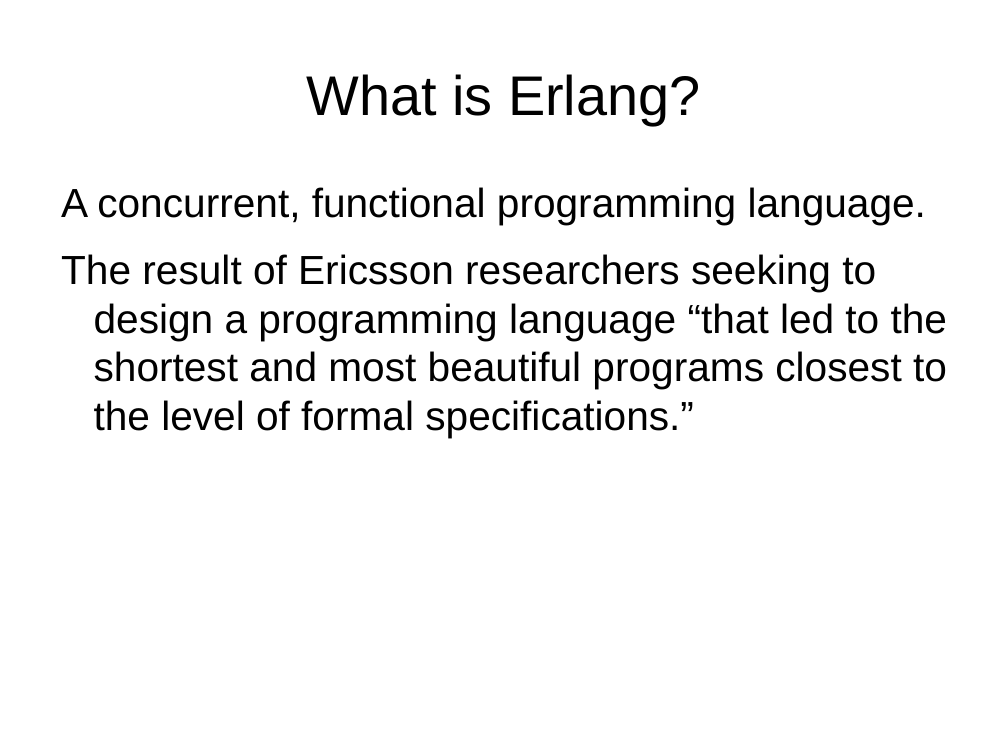
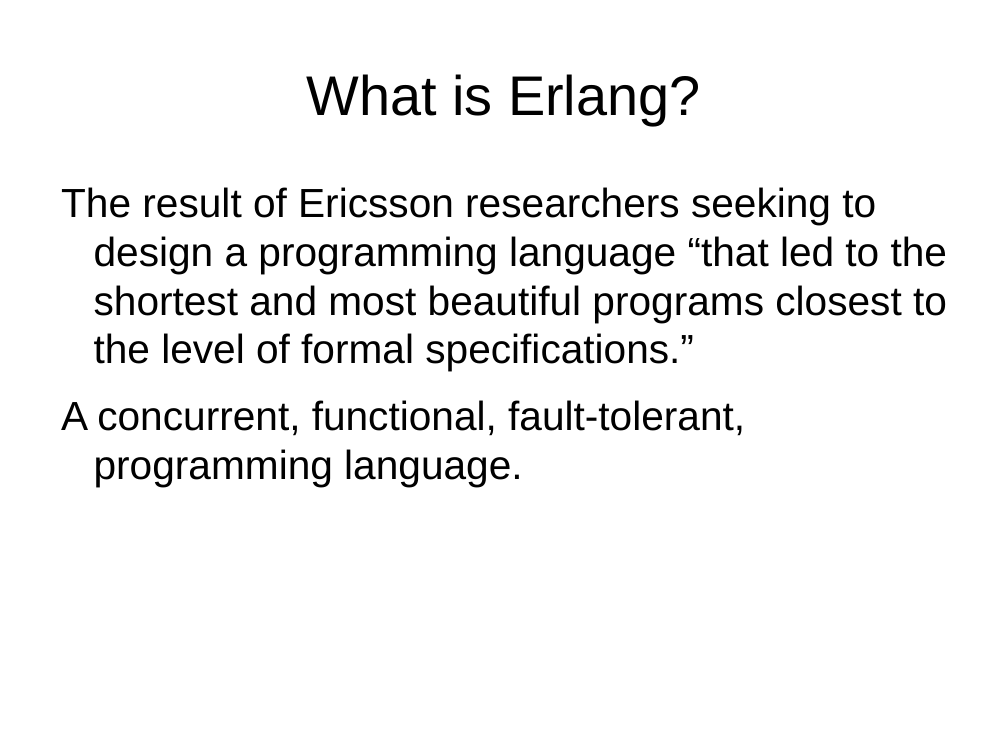
Before and after one commit to FractalDesigns/cowichan-1, a slide deck: slide 4 of miscellaneous/2010-12/slides.odp (slide 3 before the commit). Drawn at 1008x756 pixels with LibreOffice and Linux fonts; fonts in the diff are those of the drawing; background and template pictures are left out. Boxes give left, top, right and bottom in pixels: in the first picture for what was removed or moved away, otherwise in the second. Text is boxed around its words. In the diff, an @@ line names an element or a change of style, - is before the commit and + after.

```diff
--- a/miscellaneous/2010-12/slides.odp
+++ b/miscellaneous/2010-12/slides.odp
@@ text at <box>61,187,926,225</box>: paragraph removed @@
-A concurrent, functional programming language.
@@ text at <box>61,400,745,487</box>: paragraph added @@
+A concurrent, functional, fault-tolerant, programming language.
```
Also in this commit, not shown: 11 other slides changed, 2 slides added, 2 slides removed, 3 other files.
